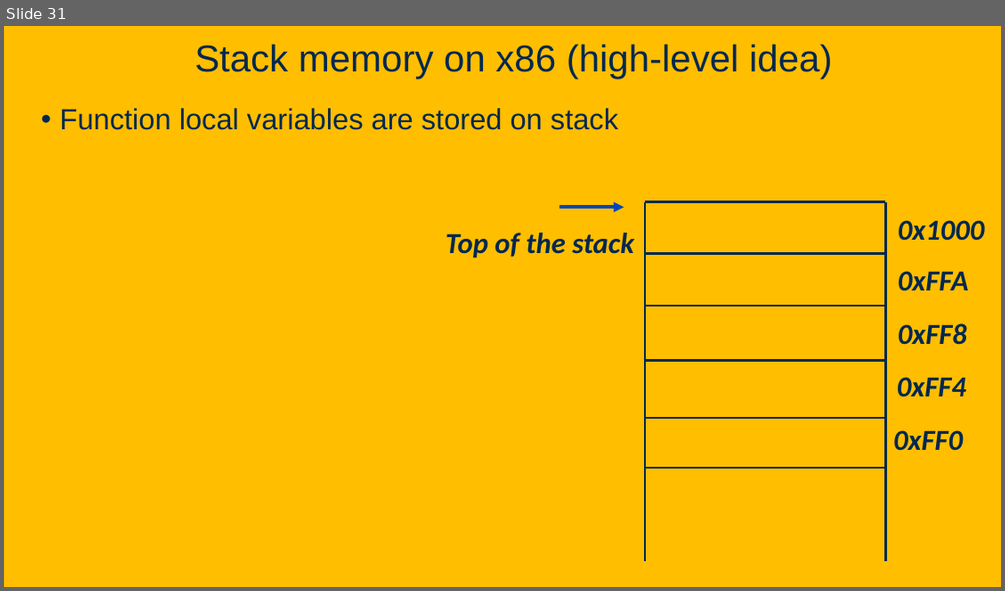
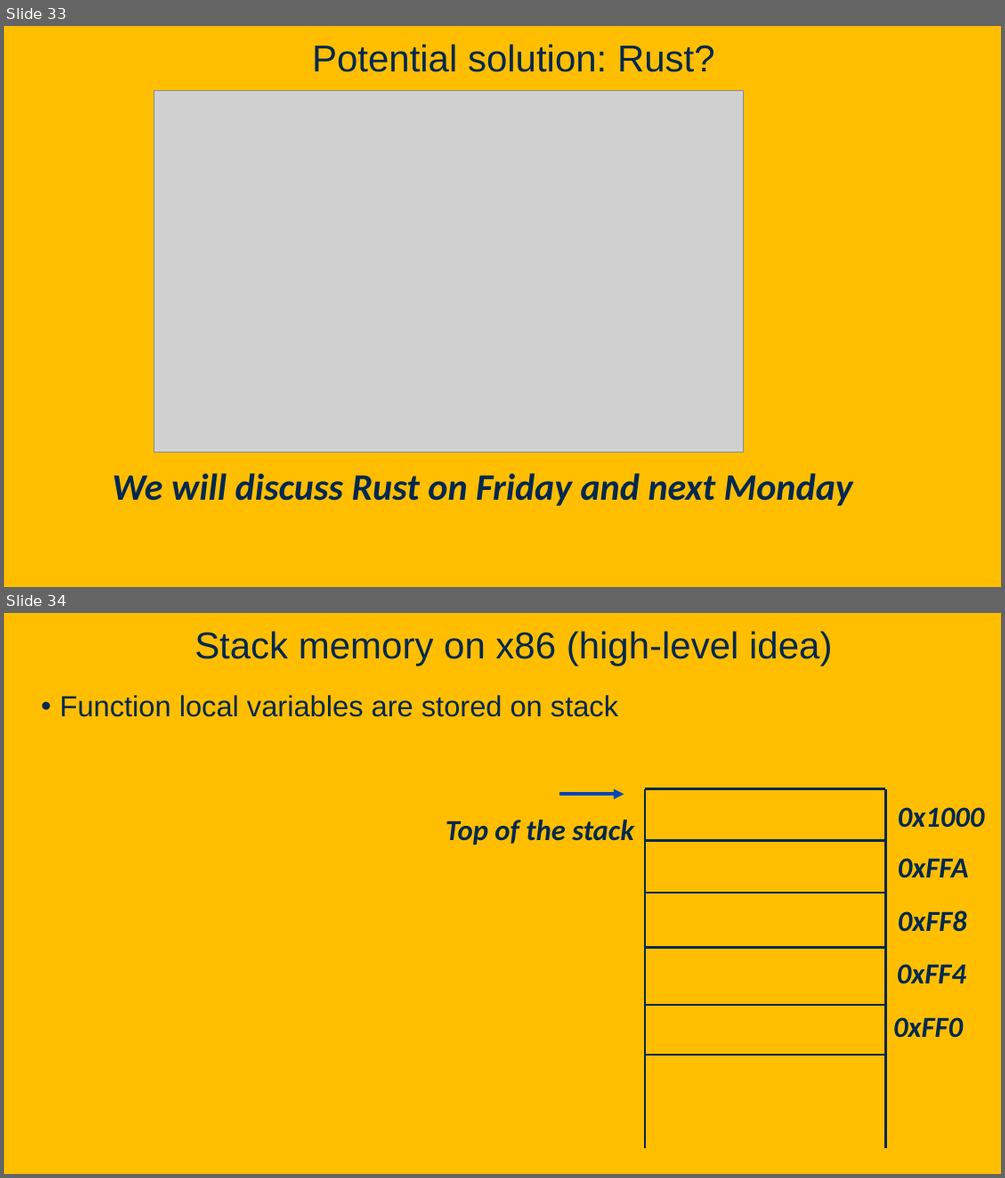
Before and after one commit to davsec-teaching/ecs160-f25, a slide deck: slides/9_software_security.pptx. Shown one above the other, each under a label of ours: slide 31 before the commit, slides 33 and 34 after it. The pictures are 1005x591 and 1005x1178 pixels, drawn with LibreOffice and Linux fonts; fonts in the diff are those of the drawing; grey boxes stand for pictures; background and template pictures are left out. Boxes give left, top, right and bottom in pixels: in the first picture for what was removed or moved away, otherwise in the second. Text is boxed around its words. In the diff, an @@ line names an element or a change of style, - is before the commit and + after.

```diff
--- a/slides/9_software_security.pptx
+++ b/slides/9_software_security.pptx
@@ slide 33 added at <box>4,26,1001,587</box>, background picture (left out) @@
@@ title added at <box>312,44,715,72</box>, 36 pt, text #022850 @@
+Potential solution: Rust?
@@ picture added at <box>154,90,744,452</box> @@
@@ text added at <box>112,473,853,506</box>, 36 pt, text #022850, bold, italic @@
+We will discuss Rust on Friday and next Monday
@@ what was slide 31 is now slide 34 @@
```
Also in this commit, not shown: 8 slides changed, 3 other slides added, 1 slide removed.
